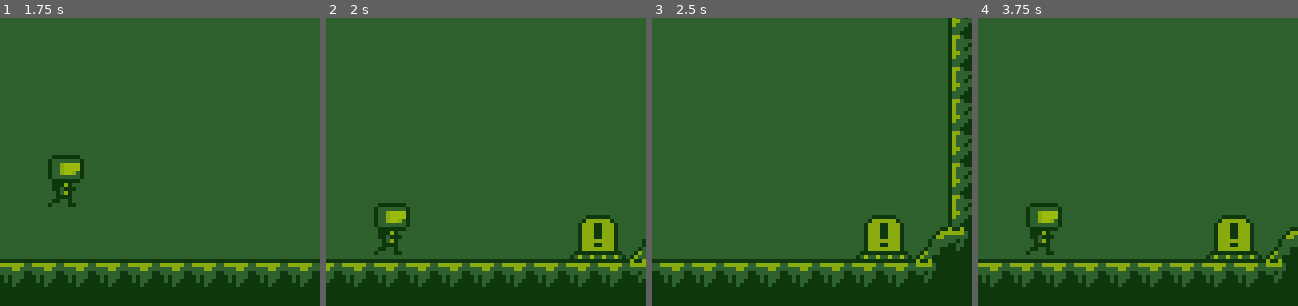
Above: before the commit, frames 1-4 (left to right).
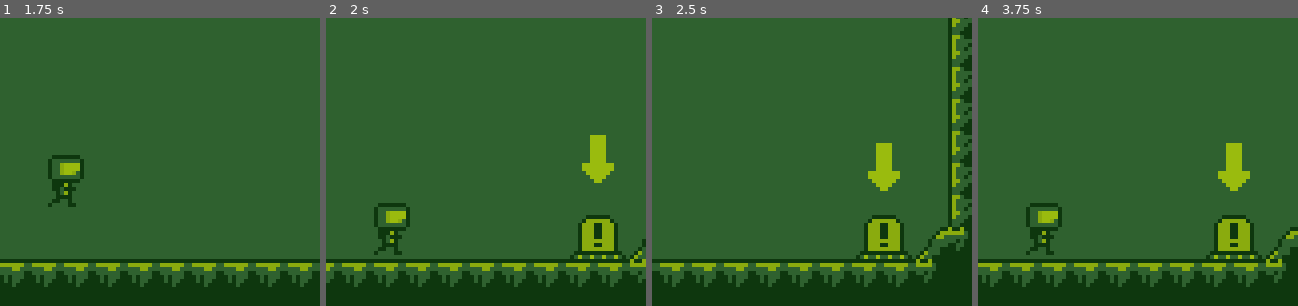
Above: after the commit, the same moments.

Repository: AlanRostem/TurboTrooper
Game: Godot game, scene res://scenes/main/Main.tscn
The game is run twice, just before and just after one commit, with the same random seed, the same clock (stepped at 60 frames per second) and the same inputs. Sound files missing from this copy of the repository are replaced by a short silence.
Inputs:
- Up to frame 1 (1.75 s): tap Enter at 0.5 s; hold D (move_right) from 0.53 s (still down); tap S (aim_down) at 0.6 s; tap Space (jump) at 0.77, 1.52 s; tap W (aim_up) at 1.35 s
- Up to frame 2 (2 s): keep holding D (move_right)
- Up to frame 3 (2.5 s): release D (move_right) at 2.03 s; hold A (move_left) from 2.03 s (still down); tap K (fire) at 2.1 s
- Up to frame 4 (3.75 s): release A (move_left) at 2.78 s; hold D (move_right) from 2.78 s (still down); tap E (select) at 2.85 s; tap Space (jump) at 3.02 s; tap S (aim_down) at 3.6 s
The pictures show only the part of the screen within x 50-100%, y 30-80%; the shares and areas given below are measured in that part.

Frame 1 is identical in both runs. In frame 2, 1.0% of the frame differs, in the area x 80-90%, y 40-58%; in frame 3, 1.0%; in frame 4, 1.0%.

Commit message:
trying some bomb shit

Diff:
--- a/project/scenes/game/world/objective/BombSwitch.gd
+++ b/project/scenes/game/world/objective/BombSwitch.gd
@@ -5,6 +5,7 @@
 onready var __bomb_timer = $BombTimer
 
 onready var __sprite  = $AnimatedSprite
+onready var __arrow_sprite  = $ArrowSprite
 
 onready var __body_shape = $StaticBody2D/CollisionShape2D
 onready var __press_shape = $PressArea/CollisionShape2D
@@ -21,6 +22,7 @@
 	__sprite.animation = "on"
 	__body_shape.set_deferred("disabled", true)
 	__press_shape.set_deferred("disabled", true)
+	__arrow_sprite.visible = false
 
 func is_ticking():
 	return __count_down
--- a/project/scenes/game/world/objective/BombSwitch.tscn
+++ b/project/scenes/game/world/objective/BombSwitch.tscn
@@ -1,8 +1,9 @@
-[gd_scene load_steps=9 format=2]
+[gd_scene load_steps=13 format=2]
 
 [ext_resource path="res://scenes/game/world/objective/Objective.tscn" type="PackedScene" id=1]
 [ext_resource path="res://scenes/game/world/objective/BombSwitch.gd" type="Script" id=2]
 [ext_resource path="res://assets/sprites/prop/bomb_switch.png" type="Texture" id=3]
+[ext_resource path="res://assets/sprites/item/objective/arrow.png" type="Texture" id=4]
 
 [sub_resource type="AtlasTexture" id=3]
 atlas = ExtResource( 3 )
@@ -25,6 +26,22 @@
 "speed": 5.0
 } ]
 
+[sub_resource type="AtlasTexture" id=6]
+atlas = ExtResource( 4 )
+region = Rect2( 0, 0, 16, 16 )
+
+[sub_resource type="AtlasTexture" id=7]
+atlas = ExtResource( 4 )
+region = Rect2( 16, 0, 16, 16 )
+
+[sub_resource type="SpriteFrames" id=8]
+animations = [ {
+"frames": [ SubResource( 6 ), SubResource( 7 ) ],
+"loop": true,
+"name": "default",
+"speed": 2.0
+} ]
+
 [sub_resource type="RectangleShape2D" id=1]
 extents = Vector2( 5, 4 )
 
@@ -38,14 +55,19 @@
 frames = SubResource( 5 )
 animation = "off"
 
-[node name="StaticBody2D" type="StaticBody2D" parent="." index="1"]
+[node name="ArrowSprite" type="AnimatedSprite" parent="." index="1"]
+position = Vector2( 0, -16 )
+frames = SubResource( 8 )
+playing = true
+
+[node name="StaticBody2D" type="StaticBody2D" parent="." index="2"]
 collision_mask = 0
 
 [node name="CollisionShape2D" type="CollisionShape2D" parent="StaticBody2D" index="0"]
 position = Vector2( 0, 4 )
 shape = SubResource( 1 )
 
-[node name="PressArea" type="Area2D" parent="." index="2"]
+[node name="PressArea" type="Area2D" parent="." index="3"]
 collision_layer = 0
 collision_mask = 4
 
@@ -53,7 +75,8 @@
 position = Vector2( 0, -1 )
 shape = SubResource( 2 )
 
-[node name="BombTimer" type="Timer" parent="." index="3"]
+[node name="BombTimer" type="Timer" parent="." index="4"]
+one_shot = true
 
 [connection signal="body_entered" from="PressArea" to="." method="_on_PressArea_body_entered"]
 [connection signal="timeout" from="BombTimer" to="." method="_on_BombTimer_timeout"]
